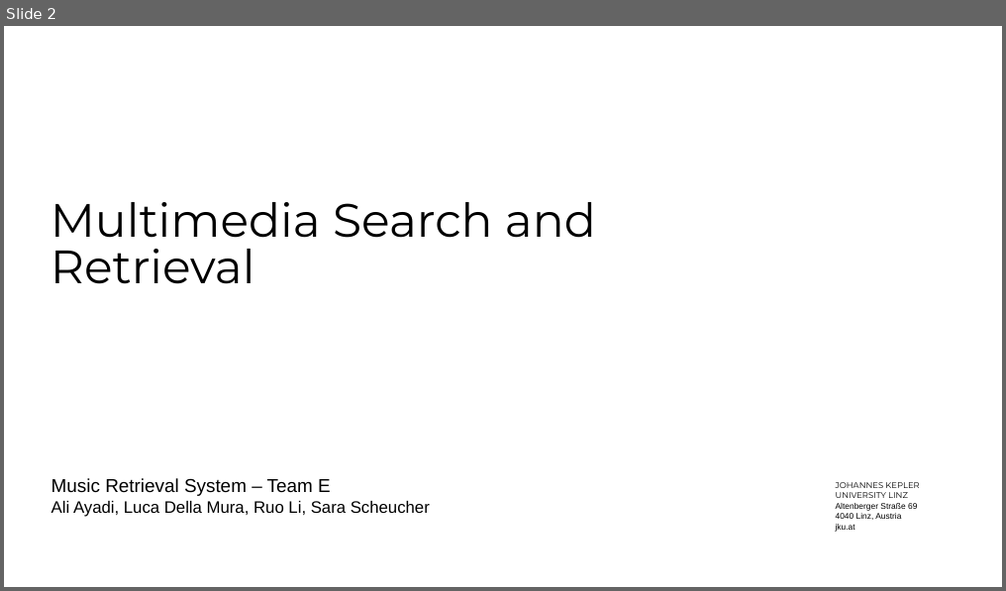
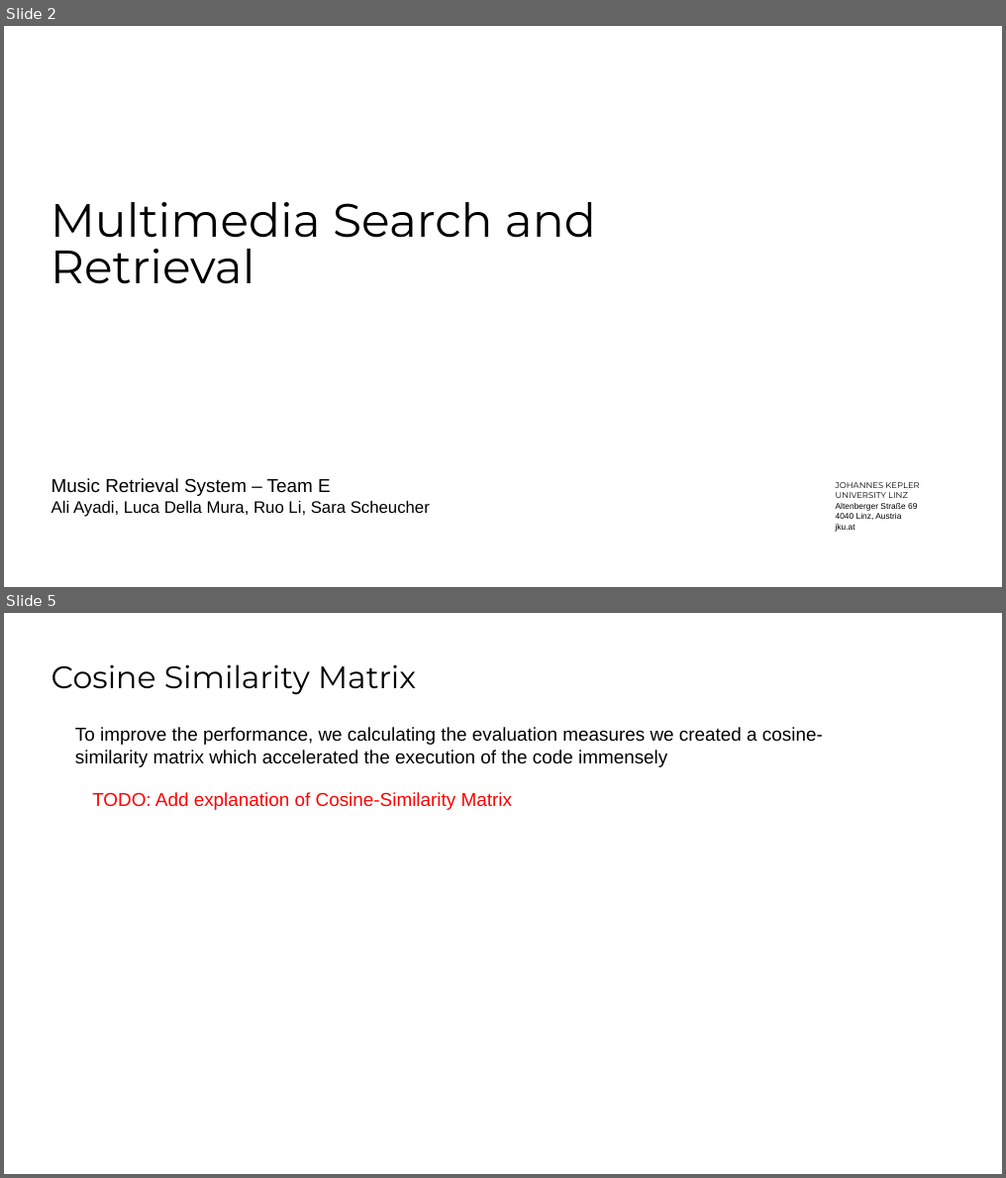
Before and after one commit to SaraCoolman/MMSR, a slide deck: project_3_team_E/Final Presentation.pptx. Shown one above the other, each under a label of ours: slide 2 before the commit, slides 2 and 5 after it; the slides between them are not shown. The pictures are 1006x591 and 1006x1178 pixels, drawn with LibreOffice and Linux fonts; fonts in the diff are those of the drawing; background and template pictures are left out. Boxes give left, top, right and bottom in pixels: in the first picture for what was removed or moved away, otherwise in the second. Text is boxed around its words. In the diff, an @@ line names an element or a change of style, - is before the commit and + after.

```diff
--- a/project_3_team_E/Final Presentation.pptx
+++ b/project_3_team_E/Final Presentation.pptx
@@ slide 5 added at box(4, 613, 1002, 1174), background #FFFFFF @@
@@ title added at box(52, 664, 416, 695), 30 pt, text #000000 @@
+Cosine Similarity Matrix
@@ text added at box(75, 727, 823, 767), 18 pt, text #000000 @@
+To improve the performance, we calculating the evaluation measures we created a cosine-similarity matrix which accelerated the execution of the code immensely
@@ text added at box(92, 792, 512, 810), 18 pt, text #FF0000 @@
+TODO: Add explanation of Cosine-Similarity Matrix
```
Also in this commit, not shown: 1 slide changed, 14 other slides added, 3 slides removed.
